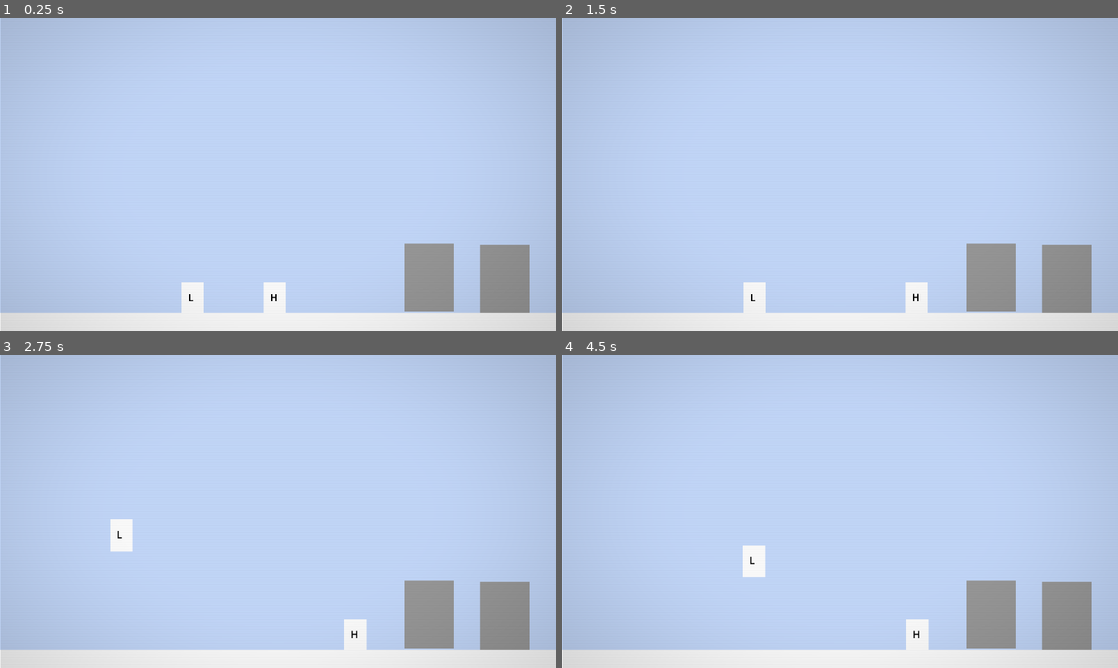
Above: before the commit, frames 1-4 (two rows, left to right).
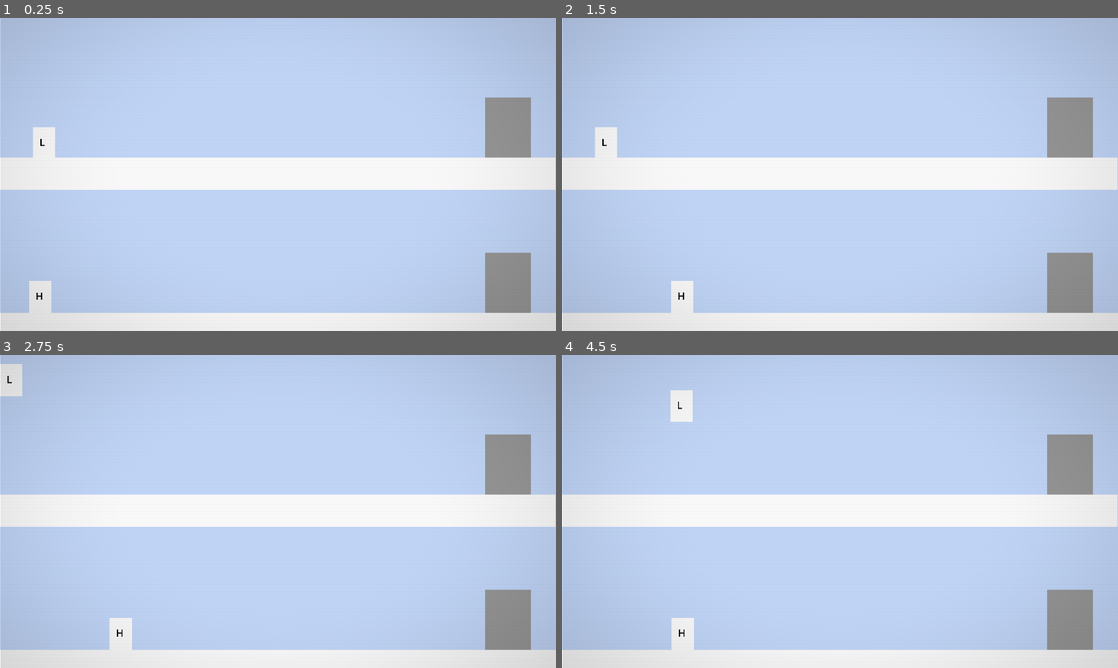
Above: after the commit, the same moments.

Repository: Protheek-1/mass-effect
Game: Godot game, scene res://main.tscn
The game is run twice, just before and just after one commit, with the same random seed, the same clock (stepped at 60 frames per second) and the same inputs.
Inputs (mouse positions are in pixels of both pictures, inside the frame that each line leads up to):
- Up to frame 1 (0.25 s): no input
- Up to frame 2 (1.5 s): tap Enter at 0.5 s; move the mouse to (962, 158) at 0.52 s; hold Right (ui_right) 0.53-1.25 s; tap W (jump) at 0.6, 0.77, 1.07 s; click (962, 158) at 0.67 s; drag from (728, 190) to (1067, 277) at 1.27 s
- Up to frame 3 (2.75 s): tap Space (swap_charectar) at 2 s; move the mouse to (333, 442) at 2.02 s; hold Left (ui_left) from 2.03 s (still down); tap Enter at 2.1 s; tap W (jump) at 2.3 s
- Up to frame 4 (4.5 s): release Left (ui_left) at 2.75 s; drag from (812, 574) to (990, 614) at 2.77 s; move the mouse to (1006, 558) at 3.52 s; hold Right (ui_right) 3.53-4.25 s; tap Alt at 3.6 s; tap W (jump) at 3.77, 3.8, 4.07 s; drag from (673, 464) to (756, 433) at 4.27 s

The runs differ from the first frame. In frame 1, 16% of the frame differs, in the area x 0-100%, y 25-95%; in frame 2, 16%; in frame 3, 16%; in frame 4, 16%, in the area x 0-100%, y 11-95%.

Commit message:
made first 2 levels

Diff:
--- a/door.tscn
+++ b/door.tscn
@@ -3,20 +3,21 @@
 [ext_resource type="Script" uid="uid://b6ownhmdjvv1q" path="res://door.gd" id="1_ba8gm"]
 
 [sub_resource type="RectangleShape2D" id="RectangleShape2D_dcsxo"]
-size = Vector2(38, 51)
+size = Vector2(35, 46.5)
 
 [node name="Door" type="Area2D" unique_id=1573361650]
 script = ExtResource("1_ba8gm")
 
 [node name="ColorRect" type="ColorRect" parent="." unique_id=1988167145]
-offset_left = -19.0
-offset_top = -26.0
-offset_right = 19.0
-offset_bottom = 26.0
+offset_left = -18.0
+offset_right = 17.0
+offset_bottom = 47.0
 color = Color(0.601223, 0.601223, 0.60122293, 1)
 
 [node name="CollisionShape2D" type="CollisionShape2D" parent="." unique_id=252522823]
+position = Vector2(-0.5, 23.25)
 shape = SubResource("RectangleShape2D_dcsxo")
 
 [node name="ArrivalPoint" type="Marker2D" parent="." unique_id=1409855953]
-position = Vector2(0, 14)
+position = Vector2(4, 34)
+gizmo_extents = 3.0
--- a/door_manager.gd
+++ b/door_manager.gd
@@ -42,15 +42,8 @@
 			return
 		if not door.partner_door.is_active:
 			return
-		transitioning = true
-		teleport_character(
-			door.entered_body,
-			door.linked_door
-		)
-		teleport_character(
-		door.partner_door.entered_body,
-		door.partner_door.linked_door
-	)
+		complete_door_transition(door)
+
 func _on_body_exited(body: Node2D, door: Door):
 	if transitioning or not door.is_goal_door:
 		return
@@ -60,6 +53,7 @@
 	if body == light_body:
 		light_ready = false
 		light_body = null
+
 func check_goal() -> void:
 	if not heavy_ready or not light_ready:
 		return
@@ -69,8 +63,26 @@
 	transitioning = true
 	teleport_character(heavy_body, heavy_goal.linked_door)
 	teleport_character(light_body, light_goal.linked_door)
+
 func teleport_character(body: CharacterBody2D, destination: Door) -> void:
 	if body == null or destination == null:
 		return
-	body.global_position = destination.arrival_point.global_position
+	body.global_position = destination.arrival_point.global_position + Vector2(-14, 0)
 	body.velocity = Vector2.ZERO
+
+func complete_door_transition(door: Door) -> void:
+	await get_tree().create_timer(0.1).timeout
+	transitioning = true
+	var first_body = door.entered_body
+	var second_body = door.partner_door.entered_body
+	first_body.is_active = false
+	second_body.is_active = false
+	await get_tree().create_timer(4.0).timeout
+	teleport_character(door.entered_body, door.linked_door)
+	teleport_character(
+		door.partner_door.entered_body,
+		door.partner_door.linked_door
+	)
+	door.is_active = false
+	door.partner_door.is_active = false
+	transitioning = false
--- a/heavy.gd
+++ b/heavy.gd
@@ -1,7 +1,7 @@
 extends CharacterBody2D
 
 @export var speed: float = 90.0
-@export var jump_velocity : float = -380.0
+@export var jump_velocity : float = -340.0
 @export var rise_gravity_mult: float = 1.1
 @export var fall_gravity_mult: float = 2.0
 @export var acceleration: float = 250
--- a/light.gd
+++ b/light.gd
@@ -1,6 +1,6 @@
 extends CharacterBody2D
 
-@export var speed: float = 90.0
+@export var speed: float = 110.0
 @export var jump_velocity : float = -340.0
 @export var rise_gravity_mult: float = 0.8
 @export var fall_gravity_mult: float = 0.5
--- a/main.tscn
+++ b/main.tscn
@@ -10,8 +10,20 @@
 
 [sub_resource type="GDScript" id="GDScript_lquwl"]
 
+[sub_resource type="RectangleShape2D" id="RectangleShape2D_c84w1"]
+size = Vector2(2, 227)
+
 [sub_resource type="RectangleShape2D" id="RectangleShape2D_dcsxo"]
-size = Vector2(1895, 914)
+size = Vector2(2013.0002, 571.65)
+
+[sub_resource type="RectangleShape2D" id="RectangleShape2D_272bh"]
+size = Vector2(4360.001, 229.09998)
+
+[sub_resource type="RectangleShape2D" id="RectangleShape2D_5vw27"]
+size = Vector2(1784.4009, 229.09998)
+
+[sub_resource type="RectangleShape2D" id="RectangleShape2D_kek77"]
+size = Vector2(1784.4009, 229.09998)
 
 [sub_resource type="ShaderMaterial" id="ShaderMaterial_dcsxo"]
 shader = ExtResource("1_ig7tw")
@@ -30,6 +42,7 @@
 offset_right = 18256.0
 offset_bottom = 11256.0
 color = Color(0.7717387, 0.8531009, 0.98742384, 1)
+metadata/_edit_lock_ = true
 
 [node name="Camera2D" type="Camera2D" parent="." unique_id=1852099304 node_paths=PackedStringArray("player")]
 zoom = Vector2(0.75, 0.75)
@@ -43,24 +56,63 @@
 offset_top = -120.0
 offset_right = 213.0
 offset_bottom = 106.0
+metadata/_edit_group_ = true
+metadata/_edit_lock_ = true
+
+[node name="StaticBody2D" type="StaticBody2D" parent="LevelGuides/ReferenceRect" unique_id=1118048403]
+
+[node name="CollisionShape2D" type="CollisionShape2D" parent="LevelGuides/ReferenceRect/StaticBody2D" unique_id=374488034]
+position = Vector2(427, 112.5)
+shape = SubResource("RectangleShape2D_c84w1")
+
+[node name="StaticBody2D2" type="StaticBody2D" parent="LevelGuides/ReferenceRect" unique_id=733704088]
+position = Vector2(-427, 0)
+
+[node name="CollisionShape2D" type="CollisionShape2D" parent="LevelGuides/ReferenceRect/StaticBody2D2" unique_id=379329790]
+position = Vector2(427, 112.5)
+shape = SubResource("RectangleShape2D_c84w1")
 
 [node name="ReferenceRect2" type="ReferenceRect" parent="LevelGuides" unique_id=2038857618]
-offset_left = 285.0
+offset_left = 213.0
+offset_top = -120.0
+offset_right = 640.0
+offset_bottom = 106.0
+metadata/_edit_group_ = true
+metadata/_edit_lock_ = true
+
+[node name="StaticBody2D" type="StaticBody2D" parent="LevelGuides/ReferenceRect2" unique_id=1956964635]
+
+[node name="CollisionShape2D" type="CollisionShape2D" parent="LevelGuides/ReferenceRect2/StaticBody2D" unique_id=1426604679]
+position = Vector2(427, 112.5)
+shape = SubResource("RectangleShape2D_c84w1")
+
+[node name="ReferenceRect3" type="ReferenceRect" parent="LevelGuides" unique_id=2010053584]
+offset_left = 640.0
+offset_top = -120.0
+offset_right = 1067.0
+offset_bottom = 106.0
+metadata/_edit_group_ = true
+metadata/_edit_lock_ = true
+
+[node name="StaticBody2D" type="StaticBody2D" parent="LevelGuides/ReferenceRect3" unique_id=1281066467]
+
+[node name="CollisionShape2D" type="CollisionShape2D" parent="LevelGuides/ReferenceRect3/StaticBody2D" unique_id=1559797314]
+position = Vector2(427, 112.5)
+shape = SubResource("RectangleShape2D_c84w1")
+
+[node name="ReferenceRect4" type="ReferenceRect" parent="LevelGuides" unique_id=529578029]
+offset_left = 1067.0
 offset_top = -121.0
-offset_right = 712.0
+offset_right = 1494.0
 offset_bottom = 105.0
-
-[node name="ReferenceRect3" type="ReferenceRect" parent="LevelGuides" unique_id=2010053584]
-offset_left = 762.0
-offset_top = -118.0
-offset_right = 1189.0
-offset_bottom = 108.0
-
-[node name="ReferenceRect4" type="ReferenceRect" parent="LevelGuides" unique_id=529578029]
-offset_left = 1245.0
-offset_top = -120.0
-offset_right = 1672.0
-offset_bottom = 106.0
+metadata/_edit_group_ = true
+metadata/_edit_lock_ = true
+
+[node name="StaticBody2D" type="StaticBody2D" parent="LevelGuides/ReferenceRect4" unique_id=730674739]
+
+[node name="CollisionShape2D" type="CollisionShape2D" parent="LevelGuides/ReferenceRect4/StaticBody2D" unique_id=1836855031]
+position = Vector2(427, 112.5)
+shape = SubResource("RectangleShape2D_c84w1")
 
 [node name="Floor" type="StaticBody2D" parent="." unique_id=723804172]
 position = Vector2(3411.0002, 56.000008)
@@ -68,7 +120,8 @@
 metadata/_edit_group_ = true
 
 [node name="CollisionShape2D" type="CollisionShape2D" parent="Floor" unique_id=1542542724]
-position = Vector2(407.6, 462.1)
+position = Vector2(465.49985, 290.8249)
+scale = Vector2(0.99999976, 0.99999976)
 shape = SubResource("RectangleShape2D_dcsxo")
 
 [node name="ColorRect" type="ColorRect" parent="Floor" unique_id=1546706322]
@@ -84,37 +137,115 @@
 
 [node name="Door" parent="Doors" unique_id=1573361650 node_paths=PackedStringArray("linked_door", "partner_door") instance=ExtResource("2_7mycd")]
 z_index = -1
-position = Vector2(173.99976, 80)
+position = Vector2(177, 60)
 linked_door = NodePath("../Door4")
 allowed_character = 0
 partner_door = NodePath("../Door2")
 
 [node name="Door2" parent="Doors" unique_id=1413376315 node_paths=PackedStringArray("linked_door", "partner_door") instance=ExtResource("2_7mycd")]
 z_index = -1
-position = Vector2(115.999756, 79)
+position = Vector2(177, -59)
 linked_door = NodePath("../Door3")
 allowed_character = 1
 partner_door = NodePath("../Door")
 
 [node name="Door3" parent="Doors" unique_id=101085460 node_paths=PackedStringArray("linked_door") instance=ExtResource("2_7mycd")]
 z_index = -1
-position = Vector2(320, 80)
+position = Vector2(250, -60)
 door_type = 1
 linked_door = NodePath("../Door2")
 allowed_character = 1
 
 [node name="Door4" parent="Doors" unique_id=2077933324 node_paths=PackedStringArray("linked_door") instance=ExtResource("2_7mycd")]
 z_index = -1
-position = Vector2(368, 80)
+position = Vector2(249, 60)
 door_type = 1
 linked_door = NodePath("../Door")
 allowed_character = 0
 
+[node name="Door5" parent="Doors" unique_id=1162971006 node_paths=PackedStringArray("linked_door", "partner_door") instance=ExtResource("2_7mycd")]
+z_index = -1
+position = Vector2(602, 59)
+linked_door = NodePath("../Door8")
+allowed_character = 0
+partner_door = NodePath("../Door6")
+
+[node name="Door6" parent="Doors" unique_id=1546734110 node_paths=PackedStringArray("linked_door", "partner_door") instance=ExtResource("2_7mycd")]
+z_index = -1
+position = Vector2(601, -60)
+linked_door = NodePath("../Door7")
+allowed_character = 1
+partner_door = NodePath("../Door5")
+
+[node name="Door7" parent="Doors" unique_id=1100798030 node_paths=PackedStringArray("linked_door") instance=ExtResource("2_7mycd")]
+z_index = -1
+position = Vector2(673, 59)
+door_type = 1
+linked_door = NodePath("../Door6")
+allowed_character = 1
+
+[node name="Door8" parent="Doors" unique_id=93799829 node_paths=PackedStringArray("linked_door") instance=ExtResource("2_7mycd")]
+z_index = -1
+position = Vector2(722, 59)
+door_type = 1
+linked_door = NodePath("../Door5")
+allowed_character = 0
+
+[node name="Platforms" type="Node" parent="." unique_id=480517103]
+
+[node name="platform" type="StaticBody2D" parent="Platforms" unique_id=2109226773]
+position = Vector2(-193, -81)
+scale = Vector2(0.1, 0.1)
+metadata/_edit_group_ = true
+
+[node name="CollisionShape2D" type="CollisionShape2D" parent="Platforms/platform" unique_id=1230756002]
+position = Vector2(1879.9991, 804.54974)
+scale = Vector2(0.9999995, 0.9999995)
+shape = SubResource("RectangleShape2D_272bh")
+
+[node name="ColorRect" type="ColorRect" parent="Platforms/platform" unique_id=591933386]
+offset_left = -539.9998
+offset_top = 679.99994
+offset_right = 4059.9998
+offset_bottom = 926.7
+
+[node name="platform2" type="StaticBody2D" parent="Platforms" unique_id=2031237718]
+position = Vector2(267.99997, -81)
+scale = Vector2(0.1, 0.1)
+metadata/_edit_group_ = true
+
+[node name="CollisionShape2D" type="CollisionShape2D" parent="Platforms/platform2" unique_id=1994756843]
+position = Vector2(387.8003, 804.54974)
+scale = Vector2(0.99999964, 0.99999964)
+shape = SubResource("RectangleShape2D_5vw27")
+
+[node name="ColorRect" type="ColorRect" parent="Platforms/platform2" unique_id=1474671325]
+offset_left = -539.9998
+offset_top = 679.99994
+offset_right = 1270.0
+offset_bottom = 926.7
+
+[node name="platform3" type="StaticBody2D" parent="Platforms" unique_id=2038555729]
+position = Vector2(505, -81)
+scale = Vector2(0.1, 0.1)
+metadata/_edit_group_ = true
+
+[node name="CollisionShape2D" type="CollisionShape2D" parent="Platforms/platform3" unique_id=1677807073]
+position = Vector2(440, 804.54974)
+scale = Vector2(0.99999964, 0.99999964)
+shape = SubResource("RectangleShape2D_kek77")
+
+[node name="ColorRect" type="ColorRect" parent="Platforms/platform3" unique_id=1515374825]
+offset_left = -470.0003
+offset_top = 679.99994
+offset_right = 1340.0
+offset_bottom = 926.7
+
 [node name="Heavy" parent="." unique_id=1903036429 instance=ExtResource("2_1bvp3")]
-position = Vector2(-11, 82)
+position = Vector2(-191, 79)
 
 [node name="Light" parent="." unique_id=199912418 instance=ExtResource("4_272bh")]
-position = Vector2(-74, 82)
+position = Vector2(-188, -37)
 
 [node name="Filter" type="ColorRect" parent="." unique_id=1532236078]
 z_index = 2
